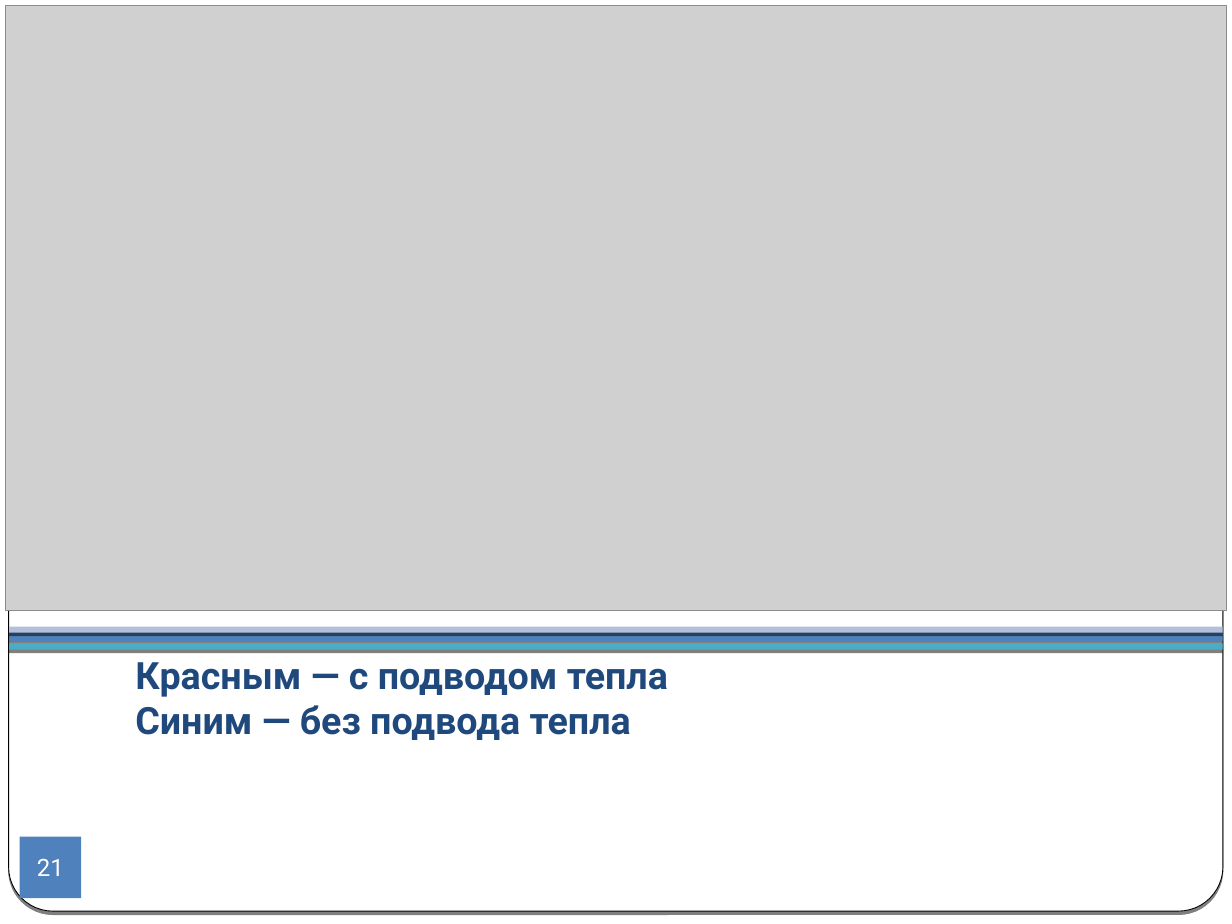
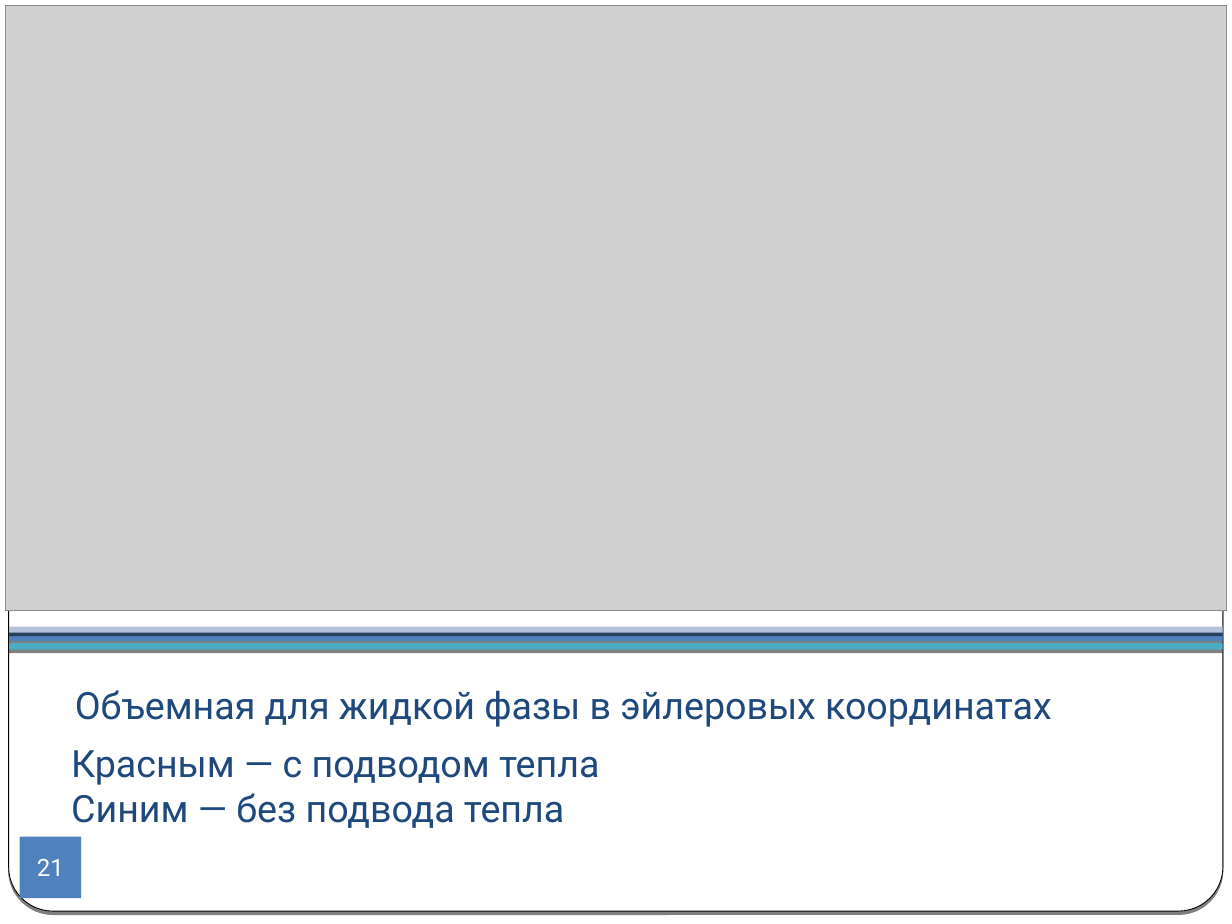
Before and after one commit to CompMathGroup/sagd, a slide deck: slide 21 of doc/Presentation.odp. Drawn at 1232x924 pixels with LibreOffice and Linux fonts; fonts in the diff are those of the drawing; grey boxes stand for pictures. Boxes give left, top, right and bottom in pixels: in the first picture for what was removed or moved away, otherwise in the second. Text is boxed around its words. In the diff, an @@ line names an element or a change of style, - is before the commit and + after.

```diff
--- a/doc/Presentation.odp
+++ b/doc/Presentation.odp
@@ title added at [75,690,1052,727], 22 pt, text #1F497D @@
+Объемная для жидкой фазы в эйлеровых координатах
@@ title "Красным — с подводом тепла ...": place and size @@
-title "Красным — с подводом тепла ..." at [135,662,668,740]
+title "Красным — с подводом тепла ..." at [71,750,599,828]
@@ title "Красным — с подводом тепла ..." at [71,750,599,828]: bold off @@
```
Also in this commit, not shown: 17 other slides changed, 5 slides added, 5 slides removed, 2 other files.
